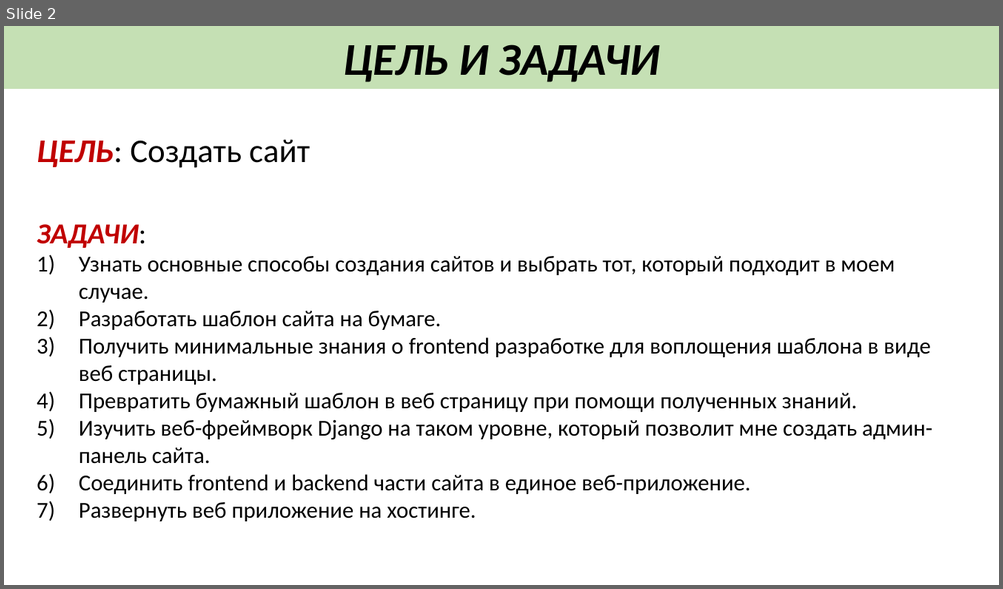
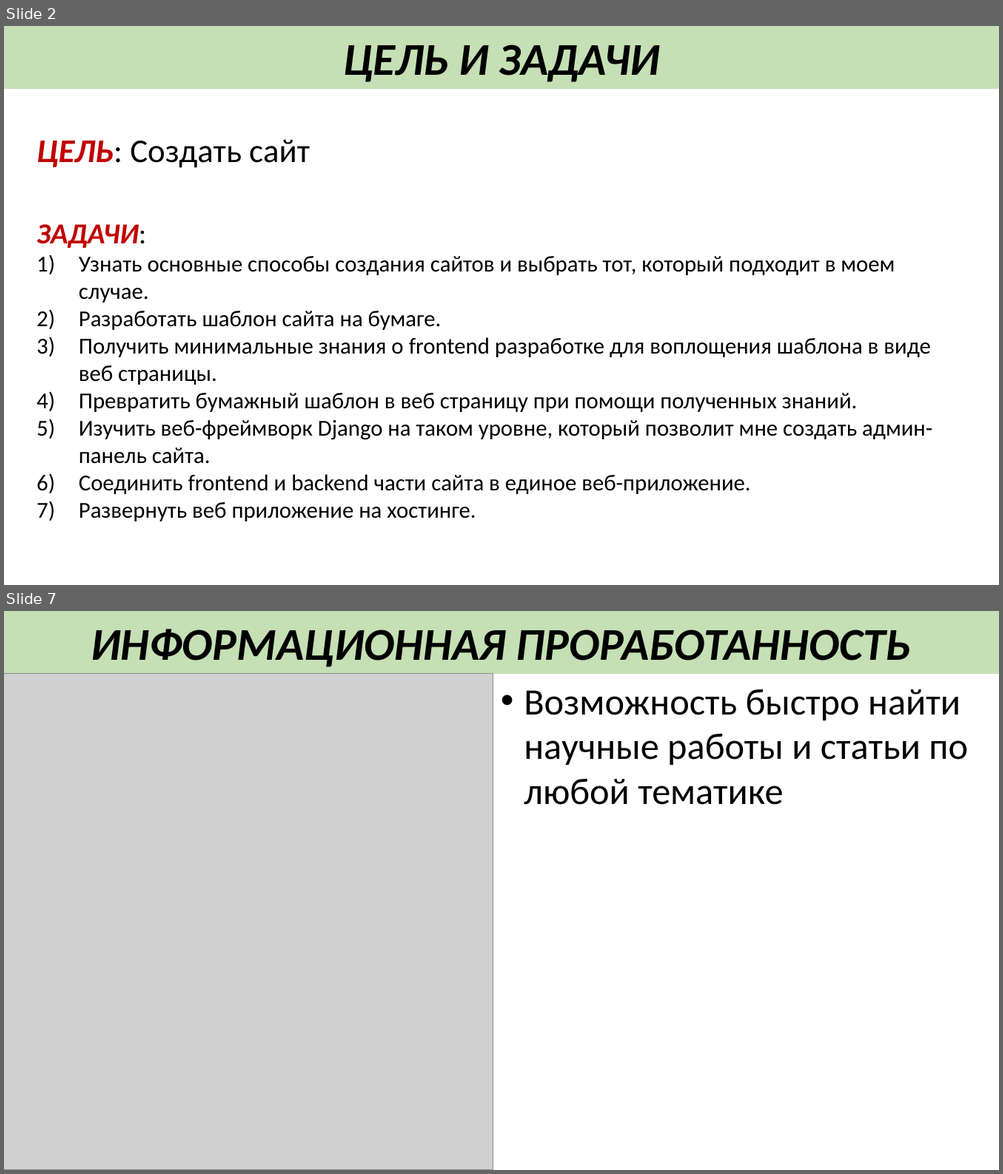
Before and after one commit to Wayodeni/schoolproject-docs, a slide deck: protection/new-style/Свиридов Лев 11Ф Защита проекта.pptx. Shown one above the other, each under a label of ours: slide 2 before the commit, slides 2 and 7 after it; the slides between them are not shown. The pictures are 1003x589 and 1003x1174 pixels, drawn with LibreOffice and Linux fonts; fonts in the diff are those of the drawing; grey boxes stand for pictures. Boxes give left, top, right and bottom in pixels: in the first picture for what was removed or moved away, otherwise in the second. Text is boxed around its words. In the diff, an @@ line names an element or a change of style, - is before the commit and + after.

```diff
--- a/protection/new-style/Свиридов Лев 11Ф Защита проекта.pptx
+++ b/protection/new-style/Свиридов Лев 11Ф Защита проекта.pptx
@@ slide 7 added at (4, 611, 999, 1170), background #FFFFFF @@
@@ rectangle added at (4, 611, 999, 674), fill #C5E0B4, 44 pt, text #000000, bold, italic @@
+ИНФОРМАЦИОННАЯ ПРОРАБОТАННОСТЬ
@@ picture added at (4, 674, 493, 1170) @@
@@ text added at (523, 689, 967, 805), 36 pt, text #000000 @@
+• Возможность быстро найти научные работы и статьи по любой тематике
```
Also in this commit, not shown: 2 slides changed, 3 other slides added, 1 slide removed, 7 other files.
